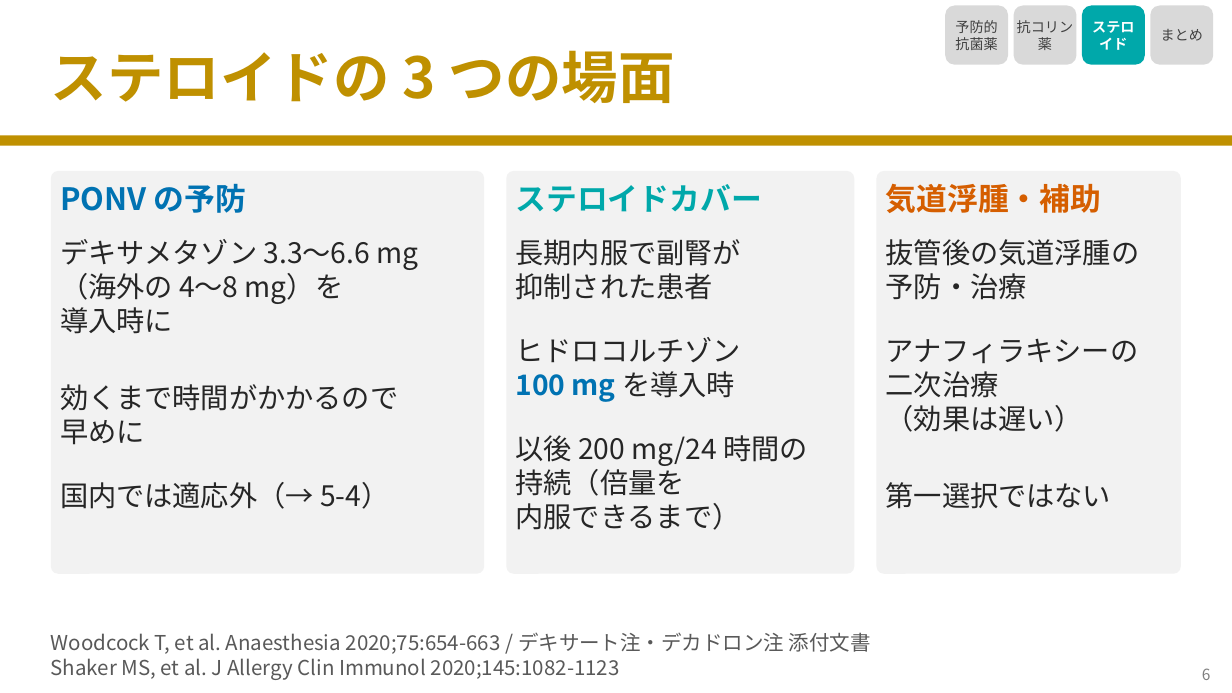
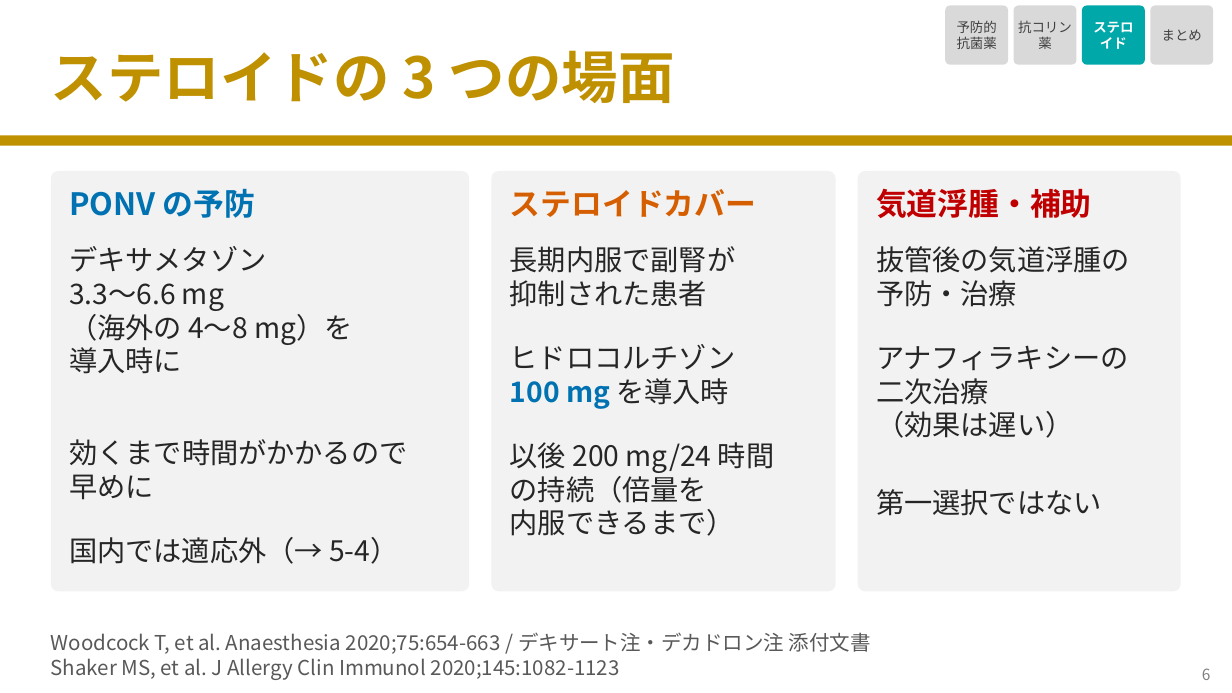
Before and after one commit to nobumitsu-3141/Anes-lecture, a slide deck: slide 7 of slides/3-12_other_perioperative_drugs/3-12_other_perioperative_drugs.pptx. Drawn at 1232x693 pixels with LibreOffice and Linux fonts; fonts in the diff are those of the drawing. Boxes give left, top, right and bottom in pixels: in the first picture for what was removed or moved away, otherwise in the second. Text is boxed around its words. In the diff, an @@ line names an element or a change of style, - is before the commit and + after.

```diff
--- a/slides/3-12_other_perioperative_drugs/3-12_other_perioperative_drugs.pptx
+++ b/slides/3-12_other_perioperative_drugs/3-12_other_perioperative_drugs.pptx
@@ size 11 to 10.5 pt; proportions changed in 4 elements at [945, 6, 1008, 65], [1014, 6, 1077, 65], [1082, 6, 1145, 65], [1151, 6, 1214, 65] @@
@@ rounded rectangle: place and size @@
-rounded rectangle at [51, 171, 484, 574]
+rounded rectangle at [51, 171, 470, 592]
@@ rounded rectangle: place and size @@
-rounded rectangle at [506, 171, 855, 574]
+rounded rectangle at [492, 171, 836, 592]
@@ rounded rectangle: place and size @@
-rounded rectangle at [877, 171, 1181, 574]
+rounded rectangle at [858, 171, 1181, 592]
@@ rounded rectangle at [858, 171, 1181, 592]: proportions changed @@
@@ text "PONV の予防": place and size @@
-text "PONV の予防" at [60, 183, 245, 213]
+text "PONV の予防" at [69, 188, 255, 218]
@@ text "ステロイドカバー" at [510, 189, 756, 217]: text colour #00A8AA to #D55E00 @@
@@ text "気道浮腫・補助" at [876, 188, 1092, 218]: text colour #D55E00 to #C00000 @@
@@ text at [69, 246, 266, 311]: text changed @@
-デキサメタゾン 3.3〜6.6 mg
+デキサメタゾン
+3.3〜6.6 mg
@@ text "デキサメタゾン": place and size @@
-text "デキサメタゾン" at [60, 239, 418, 334]
+text "デキサメタゾン" at [69, 246, 352, 374]
@@ text "長期内服で副腎が": place and size @@
-text "長期内服で副腎が" at [516, 239, 741, 300]
+text "長期内服で副腎が" at [510, 246, 735, 307]
@@ text "ヒドロコルチゾン": place and size @@
-text "ヒドロコルチゾン" at [516, 337, 741, 402]
+text "ヒドロコルチゾン" at [510, 344, 735, 409]
@@ text "効くまで時間がかかるので": place and size @@
-text "効くまで時間がかかるので" at [60, 384, 398, 445]
+text "効くまで時間がかかるので" at [69, 439, 407, 500]
@@ text at [510, 442, 774, 503]: spaces changed @@
-以後 200 mg/24 時間の
-持続（倍量を
+以後 200 mg/24 時間
+の持続（倍量を
@@ 4 texts: place and size @@
-4 texts at [886, 183, 1140, 509]
+4 texts at [876, 188, 1130, 516]
@@ text "国内では適応外（→ 5-4）": place and size @@
-text "国内では適応外（→ 5-4）" at [60, 482, 389, 509]
+text "国内では適応外（→ 5-4）" at [69, 537, 398, 564]
```
Also in this commit, not shown: 7 other slides changed, 7 other files.
